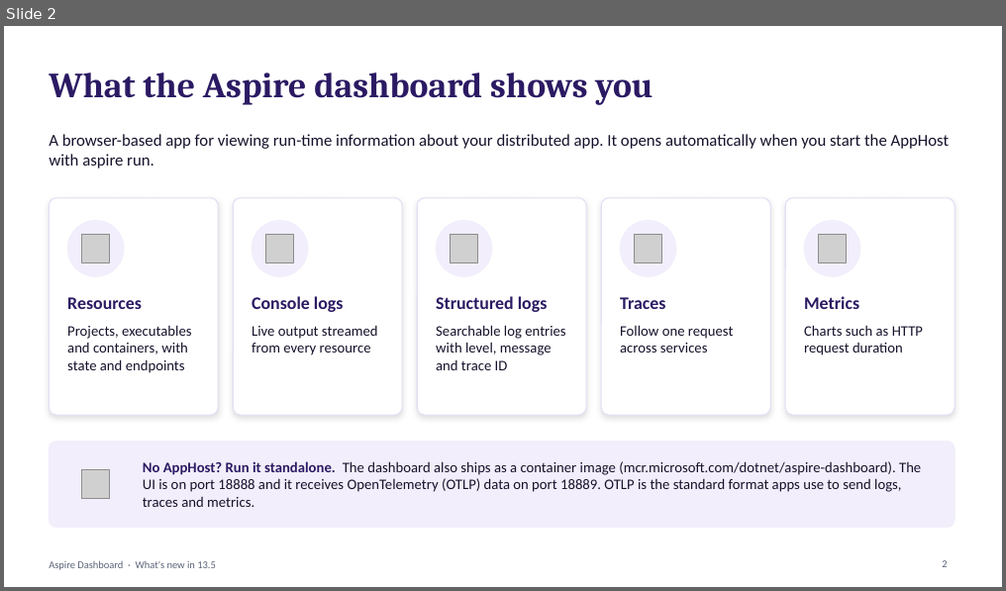
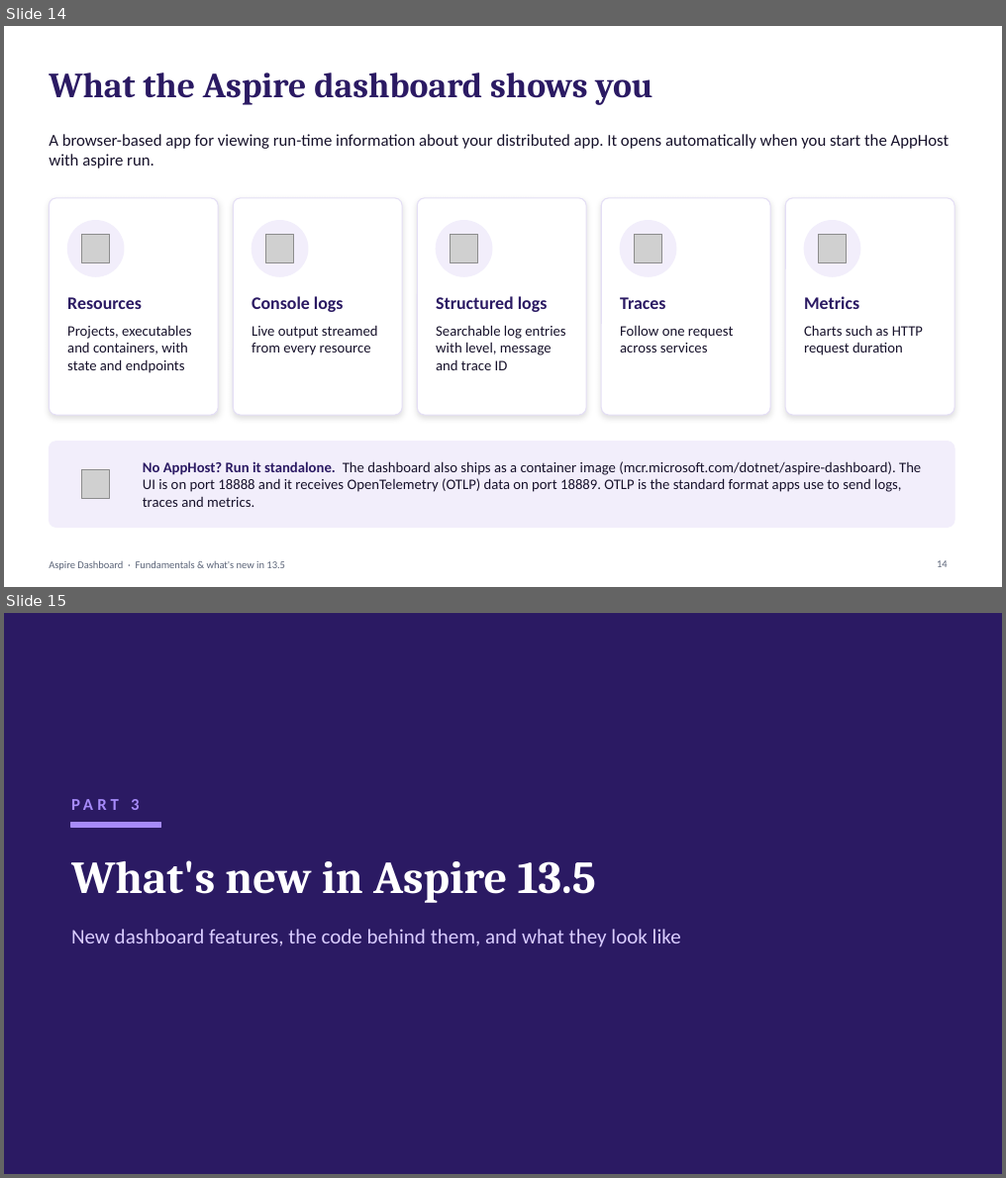
Before and after one commit to mcdmags/aspire-dashboard, a slide deck: aspire-dashboard-13-5.pptx. Shown one above the other, each under a label of ours: slide 2 before the commit, slides 14 and 15 after it. The pictures are 1006x591 and 1006x1178 pixels, drawn with LibreOffice and Linux fonts; fonts in the diff are those of the drawing; grey boxes stand for pictures. Boxes give left, top, right and bottom in pixels: in the first picture for what was removed or moved away, otherwise in the second. Text is boxed around its words. In the diff, an @@ line names an element or a change of style, - is before the commit and + after.

Commit message:
Added fundamentals and concise version

```diff
--- a/aspire-dashboard-13-5.pptx
+++ b/aspire-dashboard-13-5.pptx
@@ slide 15 added at [4,613,1002,1174], background #2B1A63 @@
@@ text added at [131,799,139,810], 16 pt, text #A78BFA, bold @@
+PART 3
@@ rectangle added at [71,823,161,827], fill #A78BFA, outline #A78BFA 1 pt @@
@@ title added at [71,861,596,903], 44 pt, text #FFFFFF, bold @@
+What's new in Aspire 13.5
@@ text added at [71,929,681,948], 20 pt, text #D9CCFF @@
+New dashboard features, the code behind them, and what they look like
@@ what was slide 2 is now slide 14 @@
@@ slide 14 changed as well @@
@@ text at [49,561,285,570]: text changed @@
-Aspire Dashboard · What's new in 13.5
+Aspire Dashboard · Fundamentals & what's new in 13.5
@@ page number at [937,561,947,568]: text changed @@
-2
+14
```
Also in this commit, not shown: 12 other slides changed, 18 other slides added, 5 slides removed, 1 other file.
